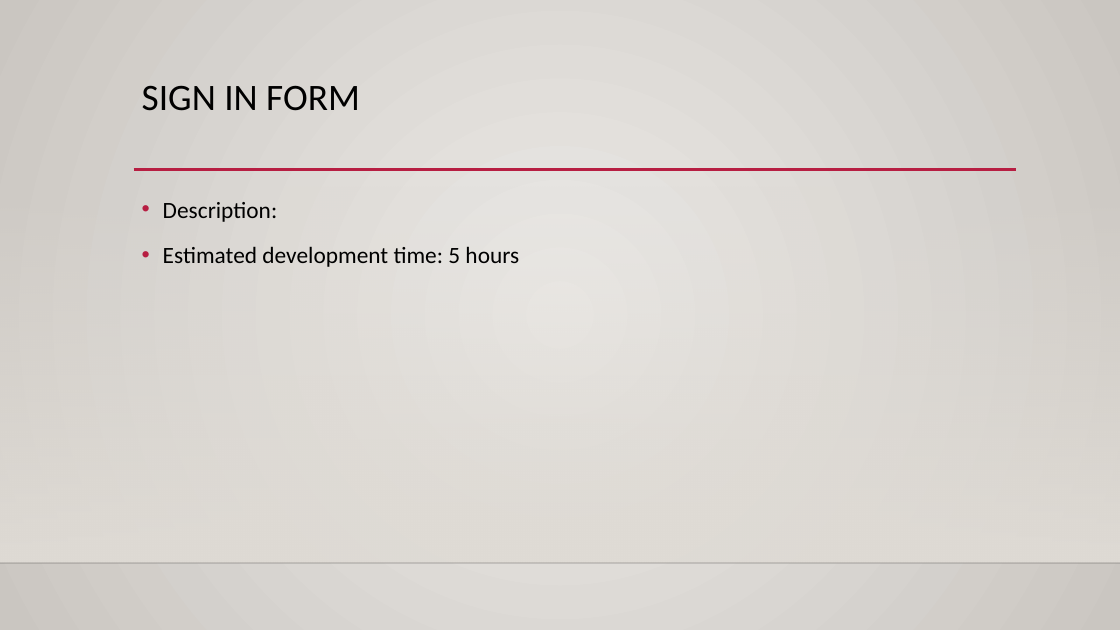
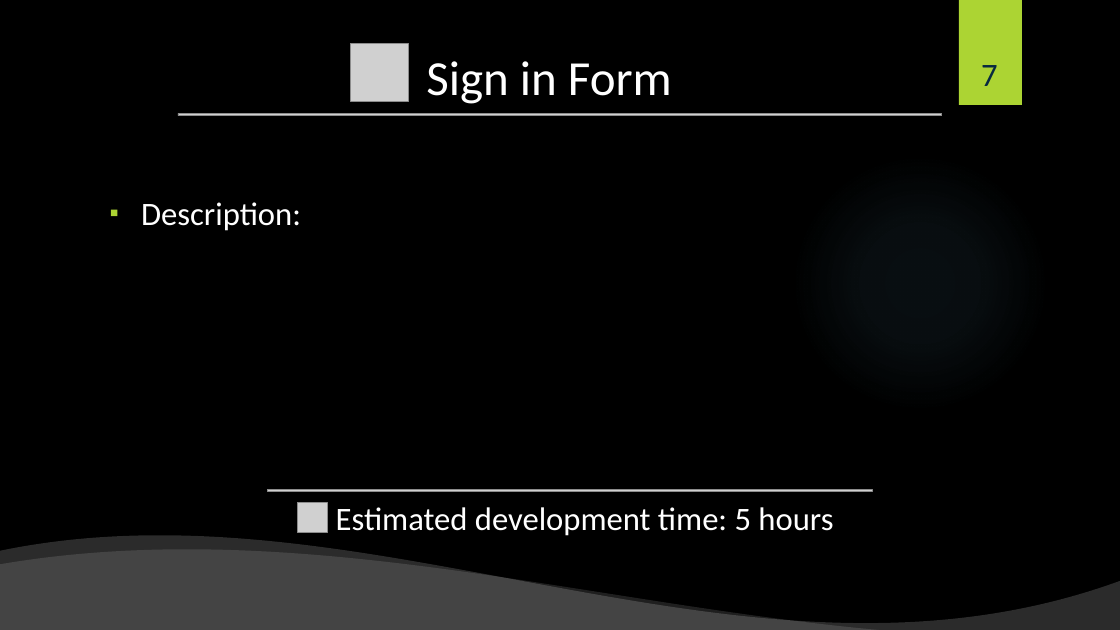
Before and after one commit to shiftlyapp/Shiftly, a slide deck: slide 7 of Backlog.pptx. Drawn at 1120x630 pixels with LibreOffice and Linux fonts; fonts in the diff are those of the drawing; grey boxes stand for pictures; background and template pictures are left out. Boxes give left, top, right and bottom in pixels: in the first picture for what was removed or moved away, otherwise in the second. Text is boxed around its words. In the diff, an @@ line names an element or a change of style, - is before the commit and + after.

```diff
--- a/Backlog.pptx
+++ b/Backlog.pptx
@@ background gradient #ECEAE7 to #CAC7C1 to picture (left out) @@
@@ rectangle added at [959, 0, 1022, 105], fill #ACD433 @@
@@ picture added at [350, 44, 408, 102] @@
@@ title at [426, 61, 672, 104]: text changed; size 32 to 42 pt; text colour #000000 to #FFFFFF @@
-SIGN IN FORM
+Sign in Form
@@ page number added at [981, 65, 998, 86], 28 pt, text #072A40 @@
+7
@@ picture added at [178, 113, 942, 116] @@
@@ line removed from (134, 170) to (1017, 170) @@
@@ ellipse added at [791, 154, 1049, 413], fill gradient #7AC4F0 @@
@@ rectangle removed at [0, 186, 1120, 563] @@
@@ text "Description:": place and size @@
-text "Description:" at [163, 202, 519, 267]
+text "Description:" at [141, 202, 833, 536]
@@ text "Description:" at [141, 202, 833, 536]: size 20 to 28 pt, text colour #000000 to #FFFFFF; bullet • to ▪; line spacing 1.2 to 1; bullet colour #B71E42 to #ACD433; alignment left to centre; bullet • to none @@
@@ picture added at [267, 490, 872, 492] @@
@@ picture added at [297, 503, 328, 534] @@
@@ wave added at [0, 534, 1120, 630], fill #FFFFFF at 17% opacity @@
@@ line removed from (0, 563) to (1120, 563) @@
@@ wave added at [0, 548, 1120, 630], fill #FFFFFF at 12% opacity @@
```
Also in this commit, not shown: 24 other slides changed, 1 slide added, 2 slides removed.
